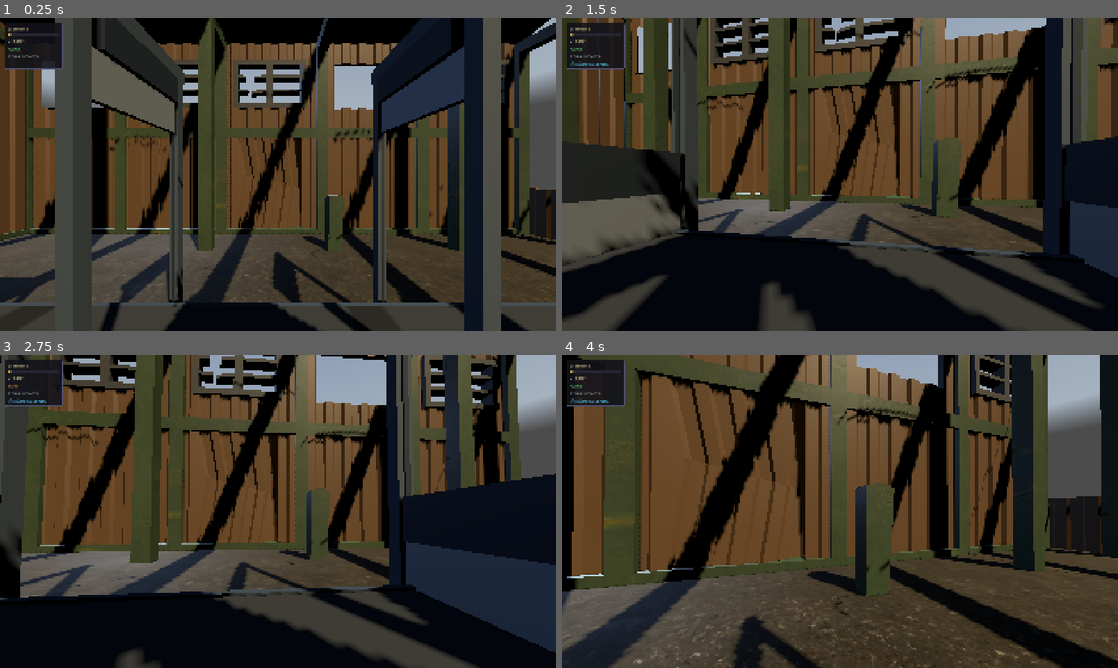
Above: before the commit, frames 1-4 (two rows, left to right).
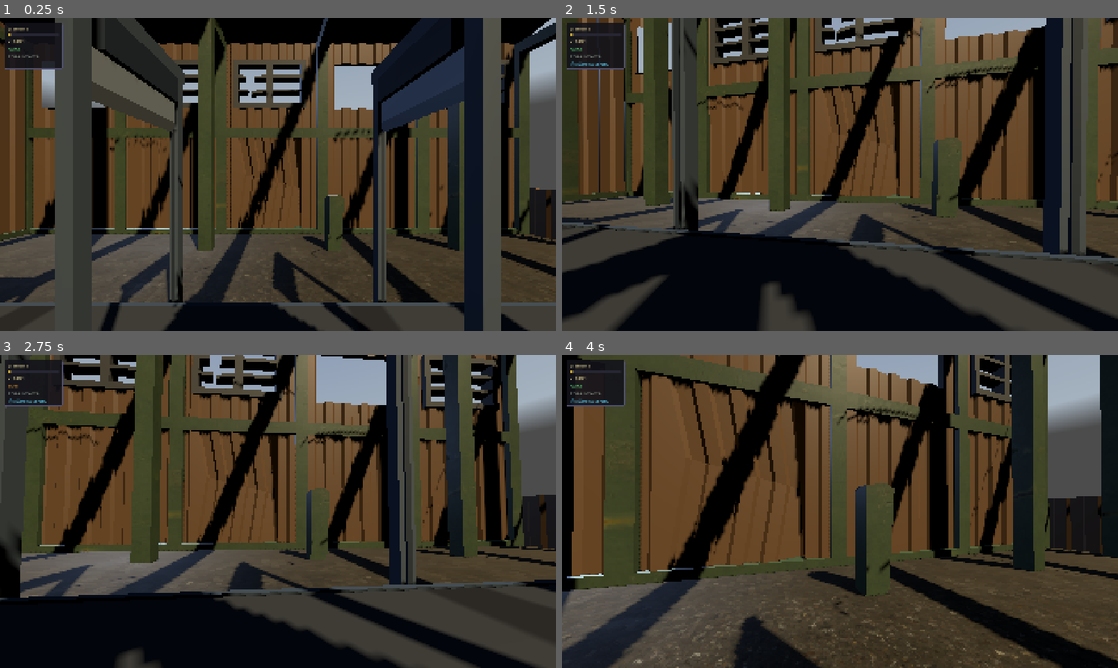
Above: after the commit, the same moments.

Repository: mateusalkimim/relativity-paradox-lab
Game: Godot game, scene res://scenes/main.tscn
The game is run twice, just before and just after one commit, with the same random seed, the same clock (stepped at 60 frames per second) and the same inputs. A sky picture missing from this copy of the repository is replaced by a grey-blue gradient.
Inputs (mouse positions are in pixels of both pictures, inside the frame that each line leads up to):
- Up to frame 1 (0.25 s): no input
- Up to frame 2 (1.5 s): move the mouse to (867, 174) at 0.52 s; hold Space (action_primary) 0.53-1.28 s; hold W (move_forward) from 0.53 s (still down); move the mouse to (812, 174) at 1.27 s; tap P (slow_motion) at 1.35 s
- Up to frame 3 (2.75 s): keep holding W (move_forward); tap Enter at 2 s; move the mouse to (289, 505) at 2.02 s; hold Q (switch_frame) from 2.03 s (still down)
- Up to frame 4 (4 s): keep holding W (move_forward); tap R (reset_scene) at 2.75 s; move the mouse to (834, 517) at 2.77 s; release Q (switch_frame) at 2.78 s; tap Space (action_primary) at 2.85 s; move the mouse to (878, 514) at 3.52 s; hold P (slow_motion) from 3.53 s (still down)

The runs differ from the first frame. In frame 1, 1.0% of the frame differs, in the area x 16-84%, y 20-90%; in frame 2, 9.6%; in frame 3, 10%, in the area x 0-100%, y 37-100%; in frame 4, 0.3%.

Commit message:
fix(corte): corte no cruzamento com lâmina quase instantânea + gume em cunha
Reverte a marca no gatilho (quebrava visualmente: a tora partia onde a
lâmina não estava). O corte volta a ser calculado no instante em que a
lâmina cruza o topo da tora; a precisão vem da velocidade — FALL_SPEED
14->50 (~0.06s até o plano, no limite da percepção; a tora anda < 0.1u),
DOWN_DURATION 1.5->0.25, RETRACT_SPEED 3->15. A lâmina ganha gume em
cunha (PrismMesh, ápice para baixo) na mesma envoltória da caixa antiga.

Co-Authored-By: Claude Fable 5 <noreply@anthropic.com>

Diff:
--- a/scripts/frame_controller.gd
+++ b/scripts/frame_controller.gd
@@ -57,11 +57,6 @@
 var _world_speed_scale: float = 1.0
 var _bob_pass_done: bool = false
 var _bob_stop_tween: Tween
-# Ponto de corte marcado no ACIONAMENTO, em coordenada local da tora
-# (ponto material: viaja com a madeira e sobrevive a escala/snap) — sem isso
-# a tora anda durante a queda da lâmina e o corte cai longe da mira.
-# Chave: Guillotine → float local_x
-var _pending_cuts: Dictionary = {}
 
 # 7. Funções built-in
 
@@ -122,46 +117,35 @@
 		return
 	if GameState.current_frame == GameState.Frame.ALICE:
 		# Referencial da esteira: descida simultânea por definição
-		_mark_and_drop(_guillotine_left)
-		_mark_and_drop(_guillotine_right)
+		_guillotine_left.drop()
+		_guillotine_right.drop()
 		return
 	# Referencial de Bob: a simultaneidade se desfaz. A guilhotina da frente
 	# (direita, no sentido do movimento) desce primeiro; a esquerda desce
 	# Δt' = γ·L₀·v/c² depois (Alencar et al. 2023, §III.A).
 	# VISUAL_C converte tempo físico (c=1) para a escala visual do show.
-	# Cada lâmina marca a madeira quando ELA dispara — o mundo desliza no
-	# intervalo, então as marcas caem em pontos materiais diferentes.
-	_mark_and_drop(_guillotine_right)
+	_guillotine_right.drop()
 	var separation := _guillotine_right.position.x - _guillotine_left.position.x
 	var offset := LorentzTransform.simultaneity_offset(separation, GameState.belt_beta) \
 		/ Esteira.VISUAL_C
-	get_tree().create_timer(offset).timeout.connect(_mark_and_drop.bind(_guillotine_left))
-
-# Marca o ponto de corte no instante do disparo — gatilho = intenção do
-# operador — e solta a lâmina. to_local absorve posição/escala da tora
-# (a coordenada local é em unidades de L₀, como cut_at espera).
-func _mark_and_drop(guillotine: Guillotine) -> void:
+	get_tree().create_timer(offset).timeout.connect(_guillotine_left.drop)
+
+# A lâmina cruzou o topo da tora: corta se houver madeira sob ela.
+# A queda quase instantânea (Guillotine.FALL_SPEED) garante que o corte sai
+# onde o operador mirou; a tora anda < 0.1u entre o gatilho e o cruzamento.
+# global_position absorve a escala/posição do MovingWorld automaticamente.
+func _check_cut(guillotine: Guillotine) -> void:
+	if _tora.is_cut:
+		return
 	var blade_x := guillotine.global_position.x
-	var local_x := _tora.to_local(Vector3(blade_x, _tora.global_position.y,
-			_tora.global_position.z)).x
-	if absf(local_x) < _tora.rest_length * 0.5:
-		_pending_cuts[guillotine] = local_x
-	else:
-		# Sem madeira sob a lâmina no disparo: remove marca antiga que
-		# sobrou de uma queda anterior interrompida pelo corte da outra lâmina
-		_pending_cuts.erase(guillotine)
-	guillotine.drop()
-
-# A lâmina cruzou o topo da tora: executa o corte na marca feita no disparo.
-func _check_cut(guillotine: Guillotine) -> void:
-	if _tora.is_cut or not _pending_cuts.has(guillotine):
-		return
-	_tora.cut_at(_pending_cuts[guillotine])
-	_pending_cuts.erase(guillotine)
+	var tora_x := _tora.global_position.x
+	# Meia-extensão no espaço global: L₀/2 × escala efetiva da tora (1/γ em ALICE)
+	var half_extent := _tora.rest_length * 0.5 * _tora.global_transform.basis.x.length()
+	if absf(blade_x - tora_x) < half_extent:
+		var local_x := _tora.to_local(Vector3(blade_x, _tora.global_position.y, _tora.global_position.z)).x
+		_tora.cut_at(local_x)
 
 func _restore_tora() -> void:
-	# Tora nova em cena: marcas da anterior não valem para esta madeira
-	_pending_cuts.clear()
 	if _tora.is_cut:
 		_tora.restore()
 		GameState.set_tora_cut(false)
--- a/scripts/guillotine.gd
+++ b/scripts/guillotine.gd
@@ -9,11 +9,12 @@
 # tora (CUT_PLANE_Y). O FrameController decide se há madeira sob a lâmina.
 signal blade_crossed_cut_plane
 
-# 14: queda pesada porém rápida (~0.21s até o plano de corte) — a mira não
-# depende dela (o ponto é marcado no disparo), mas a resposta fica imediata
-const FALL_SPEED: float = 14.0
-const RETRACT_SPEED: float = 3.0
-const DOWN_DURATION: float = 1.5
+# Queda no limite da percepção (~0.06s, 3-4 frames até o plano de corte):
+# rápida o bastante para o corte sair onde o operador mirou (a tora anda
+# < 0.1u nesse tempo mesmo a 0.99c), lenta o bastante para não teleportar.
+const FALL_SPEED: float = 50.0
+const RETRACT_SPEED: float = 15.0
+const DOWN_DURATION: float = 0.25
 
 const FRAME_HEIGHT: float = 5.0
 const BLADE_RAISED_Y: float = 4.0
@@ -94,9 +95,24 @@
 	_blade_assembly.position.y = BLADE_RAISED_Y
 	add_child(_blade_assembly)
 
-	# Corpo da lâmina — face cortante prateada, desliza entre as guias
+	# Corpo da lâmina — chapa prateada que desliza entre as guias
 	_mesh(_blade_assembly, "BladeBody",
-			Vector3(0.0, 0.0, 0.0), Vector3(0.10, 0.55, 1.76), COLOR_BLADE, 0.3)
+			Vector3(0.0, 0.09, 0.0), Vector3(0.10, 0.37, 1.76), COLOR_BLADE, 0.3)
+
+	# Gume em cunha: prisma triangular com o ápice para baixo completa a
+	# chapa — mesma envoltória da caixa antiga (base em y=-0.275), então
+	# CUT_PLANE_Y e BLADE_DOWN_Y não mudam
+	var edge := MeshInstance3D.new()
+	edge.name = "BladeEdge"
+	edge.position = Vector3(0.0, -0.185, 0.0)
+	edge.rotation.z = PI  # ápice do prisma aponta para baixo
+	var prism := PrismMesh.new()
+	prism.size = Vector3(0.10, 0.18, 1.76)
+	edge.mesh = prism
+	edge.set_surface_override_material(0,
+			(_blade_assembly.get_node("BladeBody") as MeshInstance3D)
+			.get_surface_override_material(0))
+	_blade_assembly.add_child(edge)
 
 	# Bloco de peso — ferro escuro sobre a lâmina, dá massa visual ao conjunto
 	_mesh(_blade_assembly, "BladeWeight",
